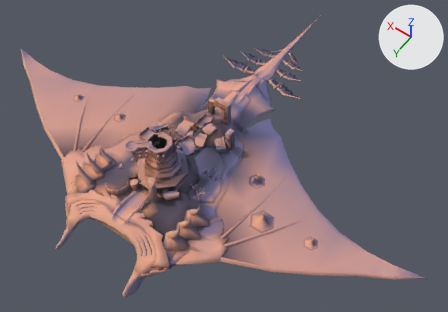
The glTF model Project/area/4 levitated ruin/act 1/environment/model/Rukh6.gltf, before and after one commit.
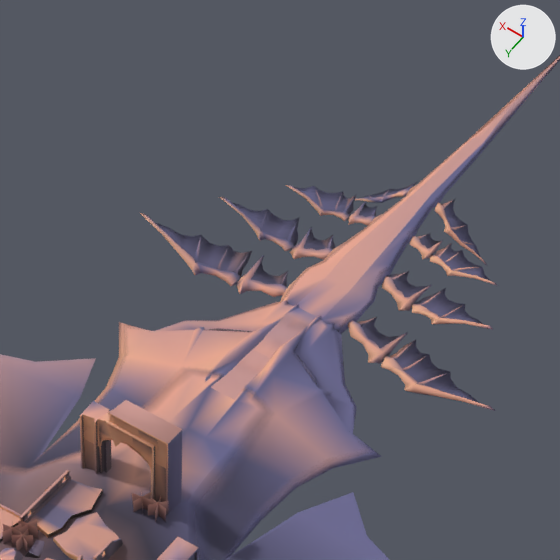
There are two pictures of each version: one whole from a camera (50 mm lens) standing at (321.0, 1255.0, 463.0) and looking at (531.0, 962.0, 1.0), one close up on the part from 42% to 71% of the width and 2% to 43% of the height. Lighting does not change. The marker at upper right points along +X, +Y and +Z. Vertices at the same position are counted once.

The first close-up shows 'Wings06Mesh', 'stg060_a24_Mesh_0000', 'stg060_o24_Mesh_0001', 'stg060_o24_Mesh_0004', 'stg060_o24_Mesh_0004.001', 'stg060_o24_Mesh_0008', 'stg060_o24_Mesh_0011', 'stg060_o24_Mesh_0023', 'stg060_o24_Mesh_0029', 'stg060_o24_Mesh_0034', 'stg060_p24_Mesh_0000', 'stg060_p24_Mesh_0001'.
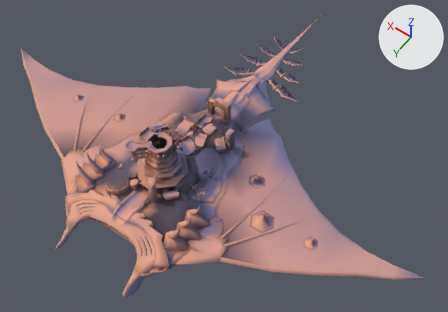
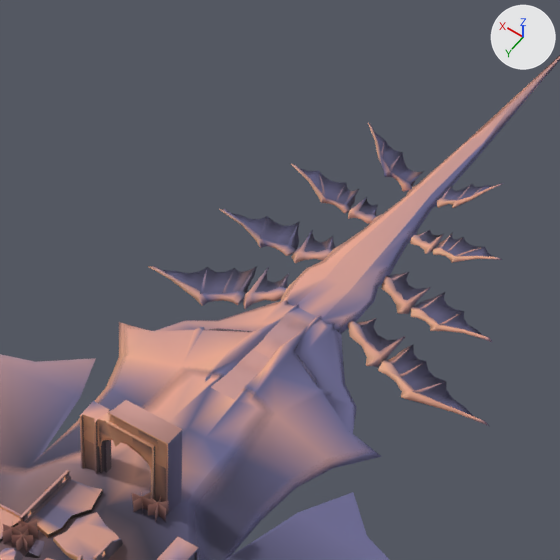
Pixel boxes (x1, y1, x2, y2) of what changed, in the close-ups (560 x 560 px; the box of a moved part takes in the faces that stretch with it):
'Wings06Mesh', reshaped (32% taller): before (140, 182, 498, 411); after (148, 123, 504, 426)
part 1 of me_wings06mesh, moved or reshaped: before (382, 276, 431, 311); after (381, 276, 431, 314)
part 2 of me_wings06mesh, moved or reshaped: before (389, 271, 427, 297); after (388, 272, 427, 300)
part 3 of me_wings06mesh, moved or reshaped: before (412, 303, 494, 330); after (411, 306, 492, 342)
part 4 of me_wings06mesh, moved or reshaped: before (415, 288, 483, 324); after (414, 292, 482, 335)
part 5 of me_wings06mesh, moved or reshaped: before (439, 305, 463, 318); after (439, 313, 461, 325)
part 6 of me_wings06mesh, moved or reshaped: before (421, 292, 440, 306); after (420, 296, 439, 310)
part 7 of me_wings06mesh, moved or reshaped: before (348, 201, 375, 226); after (348, 197, 376, 224)
part 8 of me_wings06mesh, moved or reshaped: before (359, 203, 377, 217); after (359, 199, 378, 216)
part 9 of me_wings06mesh, moved or reshaped: before (286, 185, 350, 221); after (291, 164, 351, 214)
part 10 of me_wings06mesh, moved or reshaped: before (294, 186, 357, 214); after (301, 169, 359, 207)
part 11 of me_wings06mesh, moved or reshaped: before (343, 197, 355, 212); after (344, 194, 355, 205)
part 12 of me_wings06mesh, moved or reshaped: before (334, 194, 342, 211); after (335, 185, 345, 201)
part 13 of me_wings06mesh, moved or reshaped: before (316, 191, 324, 209); after (319, 174, 326, 197)
part 14 of me_wings06mesh, moved or reshaped: before (348, 320, 408, 363); after (348, 321, 405, 367)
part 15 of me_wings06mesh, moved or reshaped: before (357, 317, 399, 348); after (357, 318, 396, 351)
part 16 of me_wings06mesh, moved or reshaped: before (355, 182, 498, 286); after (368, 123, 504, 263)
part 17 of me_wings06mesh, moved or reshaped: before (140, 197, 335, 297); after (148, 209, 335, 309)
part 18 of me_wings06mesh, moved or reshaped: before (360, 318, 495, 411); after (360, 318, 489, 426)

The change, as a list of edits to the scene's bpy script:
```text
Change me_wings06mesh:
    remove me_wings06mesh.from_pydata(...)  # 1628 vertices, 2348 faces; spans x 501.6..597.9, y 817.7..877.7, z 9.7..26.0
    add me_wings06mesh.from_pydata(...)  # 1628 vertices, 2348 faces; spans x 502.4..596.8, y 817.2..876.9, z 8.2..31.6
    me_wings06mesh part 1: the loose piece of 45 vertices spanning x 533.3..543.8, y 846.5..857.2, z 17.3..20.4 is multiplied about its middle by the matrix ((0.993, 0.001, -0.118), (0.005, 0.999, 0.052), (0.118, -0.053, 0.992)), then moved by (0.2, -0.1, -0.6)
    me_wings06mesh part 2: the loose piece of 14 vertices spanning x 533.9..543.0, y 846.6..854.5, z 17.7..20.2 is multiplied about its middle by the matrix ((0.993, 0.001, -0.118), (0.005, 0.999, 0.052), (0.118, -0.053, 0.992)), then moved by (0.2, -0.1, -0.5)
    me_wings06mesh part 3: the loose piece of 43 vertices spanning x 512.4..534.3, y 852.9..858.0, z 17.7..23.1 is multiplied about its middle by the matrix ((0.993, 0.001, -0.118), (0.005, 0.999, 0.052), (0.118, -0.053, 0.992)), then moved by (0.1, -0.1, -2.6)
    me_wings06mesh part 4: the loose piece of 22 vertices spanning x 514.6..533.7, y 846.3..856.6, z 18.3..22.6 is multiplied about its middle by the matrix ((0.993, 0.001, -0.118), (0.005, 0.999, 0.052), (0.118, -0.053, 0.992)), then moved by (0.1, -0.1, -2.3)
    me_wings06mesh part 5: the loose piece of 13 vertices spanning x 523.0..526.0, y 849.8..856.6, z 20.2..21.2 is moved by (0.0, -0.1, -2.4)
    me_wings06mesh part 6: the loose piece of 13 vertices spanning x 530.0..532.4, y 847.2..854.2, z 18.6..19.8 is multiplied about its middle by the matrix ((0.993, 0.001, -0.118), (0.005, 0.999, 0.052), (0.118, -0.053, 0.992)), then moved by (0.2, -0.1, -1.4)
    me_wings06mesh part 7: the loose piece of 45 vertices spanning x 554.4..561.4, y 832.0..840.3, z 17.7..20.4 is multiplied about its middle by the matrix ((0.966, 0.007, -0.26), (-0.029, 0.996, -0.082), (0.258, 0.087, 0.962)), then moved by (0.1, 0.0, 0.9)
    me_wings06mesh part 8: the loose piece of 13 vertices spanning x 555.2..560.7, y 832.4..838.3, z 18.1..20.1 is multiplied about its middle by the matrix ((0.966, 0.007, -0.26), (-0.029, 0.996, -0.082), (0.258, 0.087, 0.962)), then moved by (0.1, 0.0, 0.8)
    me_wings06mesh part 9: the loose piece of 43 vertices spanning x 560.9..579.4, y 837.1..841.3, z 17.5..19.7 is multiplied about its middle by the matrix ((0.966, 0.007, -0.26), (-0.029, 0.996, -0.082), (0.258, 0.087, 0.962)), then moved by (-0.2, -0.4, 4.3)
    me_wings06mesh part 10: the loose piece of 24 vertices spanning x 561.7..577.9, y 832.3..840.4, z 17.8..20.3 is multiplied about its middle by the matrix ((0.966, 0.007, -0.26), (-0.029, 0.996, -0.082), (0.258, 0.087, 0.962)), then moved by (-0.3, -0.4, 3.9)
    me_wings06mesh part 11: the loose piece of 13 vertices spanning x 562.5..563.4, y 832.5..838.2, z 18.9..20.3 is multiplied about its middle by the matrix ((0.966, 0.007, -0.26), (-0.029, 0.996, -0.082), (0.258, 0.087, 0.962)), then moved by (-0.2, -0.2, 2.1)
    me_wings06mesh part 12: the loose piece of 13 vertices spanning x 564.7..566.5, y 833.5..838.9, z 18.8..20.2 is multiplied about its middle by the matrix ((0.966, 0.007, -0.26), (-0.029, 0.996, -0.082), (0.258, 0.087, 0.962)), then moved by (-0.3, -0.3, 2.8)
    me_wings06mesh part 13: the loose piece of 13 vertices spanning x 567.3..573.1, y 835.8..840.4, z 18.7..20.0 is multiplied about its middle by the matrix ((0.966, 0.007, -0.26), (-0.029, 0.996, -0.082), (0.258, 0.087, 0.962)), then moved by (-0.4, -0.4, 4.2)
    me_wings06mesh part 14: the loose piece of 45 vertices spanning x 530.2..542.1, y 861.1..874.7, z 15.8..20.7 is multiplied about its middle by the matrix ((0.992, 0.009, -0.129), (-0.009, 1.0, -0.002), (0.129, 0.003, 0.992)), then moved by (0.2, 0.1, -0.7)
    me_wings06mesh part 15: the loose piece of 14 vertices spanning x 531.1..540.9, y 862.5..870.8, z 16.5..20.4 is multiplied about its middle by the matrix ((0.992, 0.009, -0.129), (-0.009, 1.0, -0.002), (0.129, 0.003, 0.992)), then moved by (0.2, 0.1, -0.7)
    me_wings06mesh part 16: 515 of 1628 vertices moved; they spanned x 520.6..569.6, y 817.7..841.3, z 9.7..20.4 and now span x 521.2..568.6, y 817.2..840.4, z 19.3..31.6; mean shift (0.0, -1.2, 5.3); largest move (530.4, 825.1, 9.7) -> (531.4, 820.0, 31.4)
    me_wings06mesh part 17: 433 of 1628 vertices moved; they spanned x 557.0..597.9, y 846.3..877.7, z 17.3..26.0 and now span x 557.0..596.8, y 846.2..876.5, z 8.2..20.7; mean shift (-0.6, -0.5, -4.1); largest move (597.9, 872.3, 26.0) -> (596.8, 870.6, 8.2)
    me_wings06mesh part 18: 179 of the vertices in x 501.6..540.3, y 861.7..876.7, z 15.4..20.4 are multiplied about their middle by the matrix ((0.992, 0.009, -0.129), (-0.009, 1.0, -0.002), (0.129, 0.003, 0.992)), then moved by (0.4, 0.2, -2.6)
```
